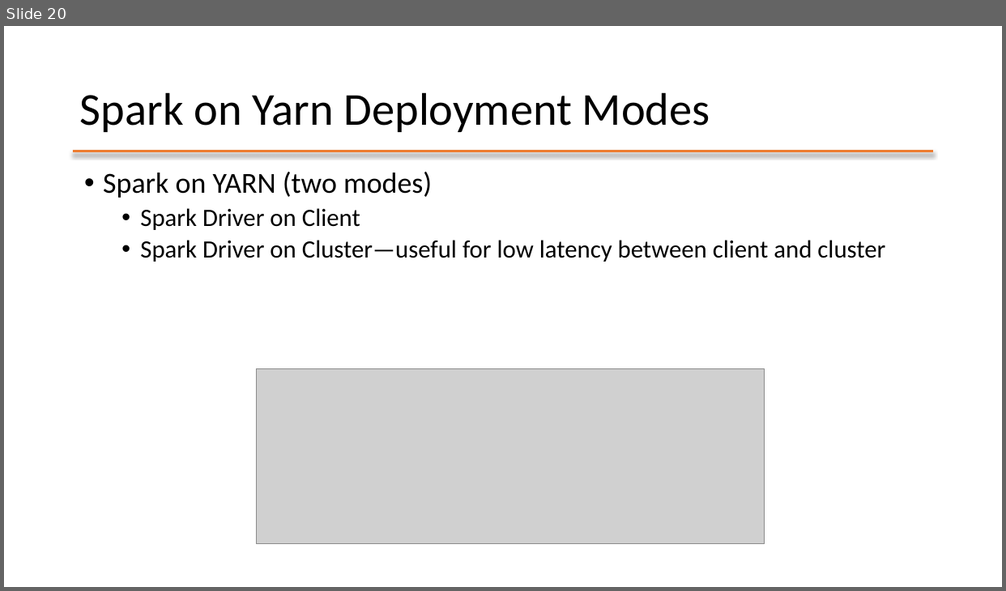
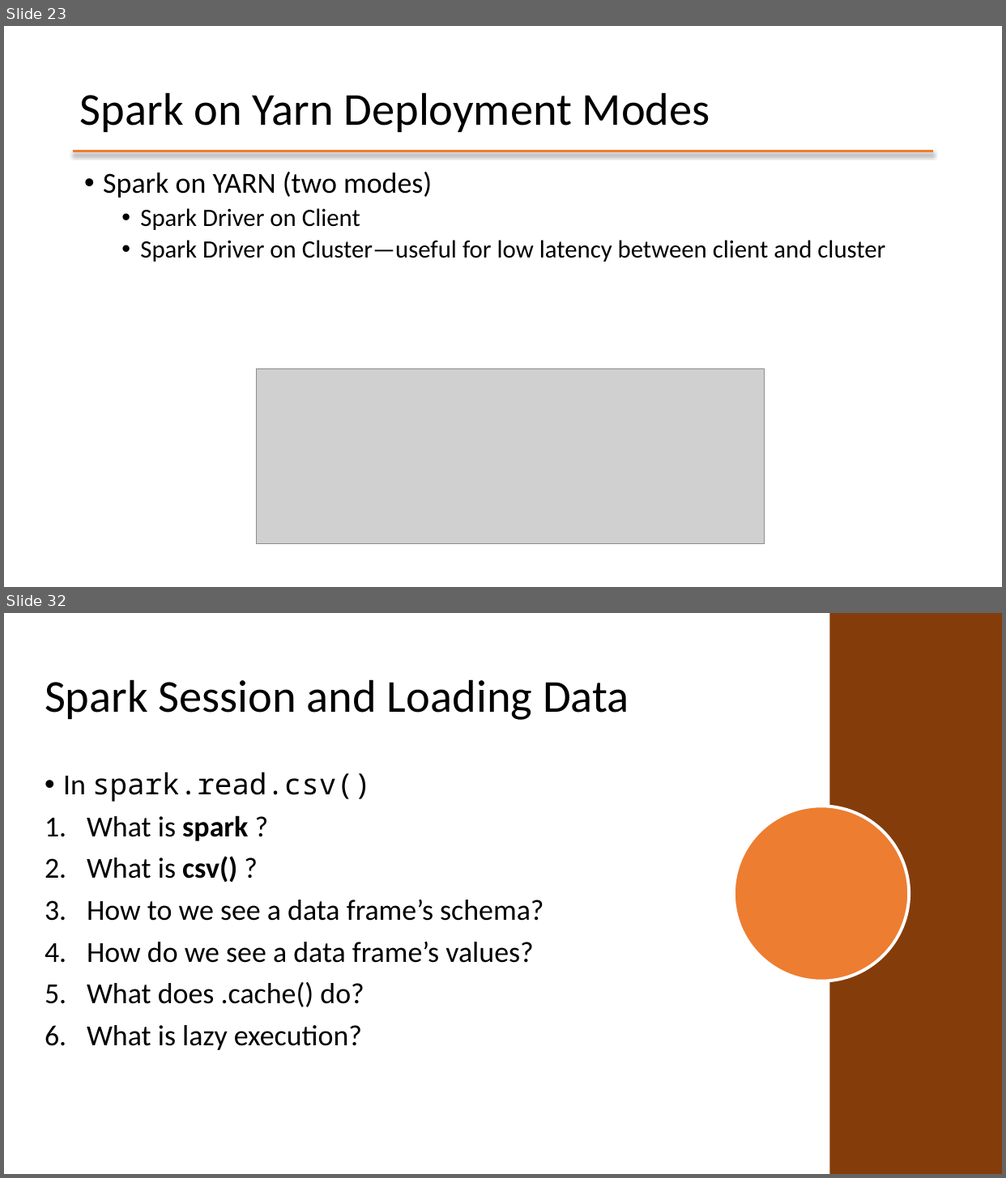
Before and after one commit to mafudge/ist769-old, a slide deck: content/D-Spark/D-Spark-Object-Storage.pptx. Shown one above the other, each under a label of ours: slide 20 before the commit, slides 23 and 32 after it; the slides between them are not shown. The pictures are 1006x591 and 1006x1178 pixels, drawn with LibreOffice and Linux fonts; fonts in the diff are those of the drawing; grey boxes stand for pictures; background and template pictures are left out. Boxes give left, top, right and bottom in pixels: in the first picture for what was removed or moved away, otherwise in the second. Text is boxed around its words. In the diff, an @@ line names an element or a change of style, - is before the commit and + after.

```diff
--- a/content/D-Spark/D-Spark-Object-Storage.pptx
+++ b/content/D-Spark/D-Spark-Object-Storage.pptx
@@ slide 32 added at [4,613,1002,1174], background #FFFFFF @@
@@ rectangle added at [829,613,1002,1174], fill #843C0B @@
@@ title added at [44,679,629,720], 44 pt, text #000000 @@
+Spark Session and Loading Data
@@ text added at [63,772,543,1050], 28 pt, text #000000 @@
+• In spark.read.csv()
+1. What is spark ?
+2. What is csv() ?
+3. How to we see a data frame’s schema?
+4. How do we see a data frame’s values?
+5. What does .cache() do?
+6. What is lazy execution?
@@ ellipse added at [734,806,909,982], fill #ED7D31, outline #FFFFFF 3 pt @@
@@ what was slide 20 is now slide 23 @@
```
Also in this commit, not shown: 8 slides changed, 25 other slides added, 8 slides removed, 35 other files.
